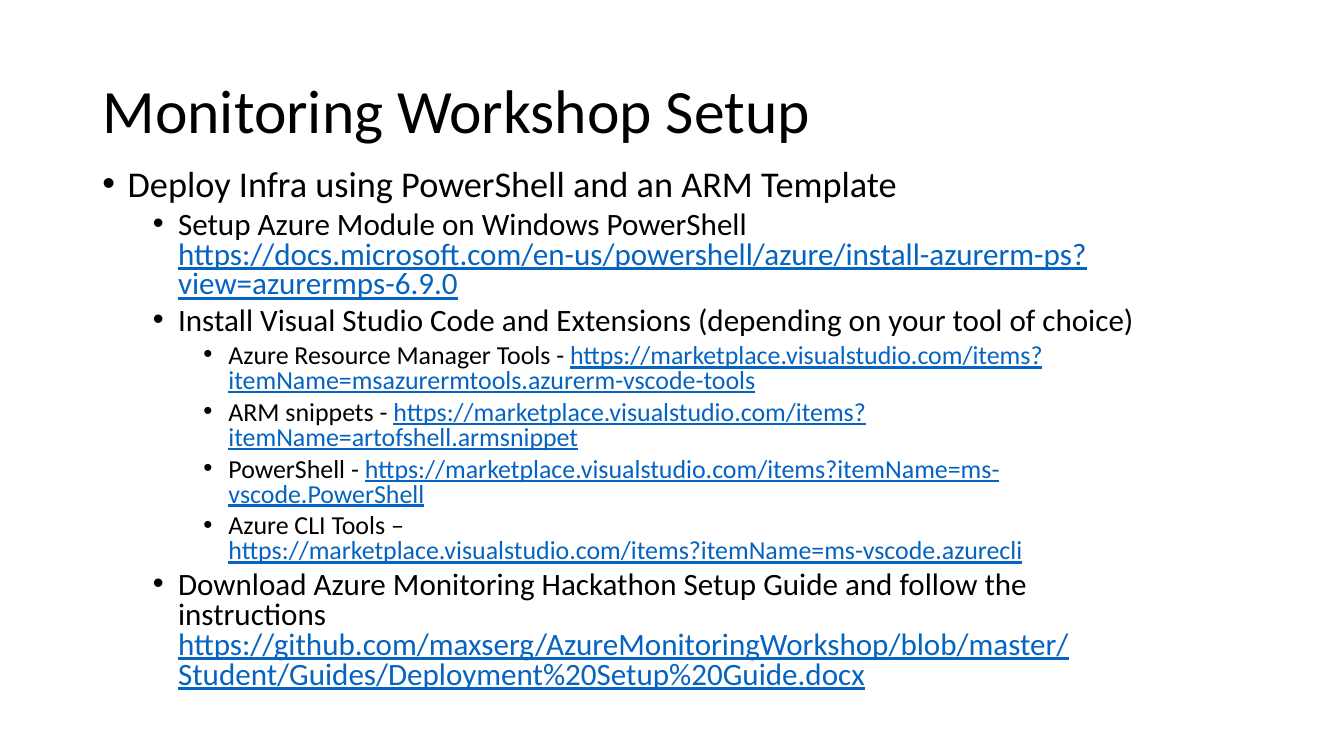
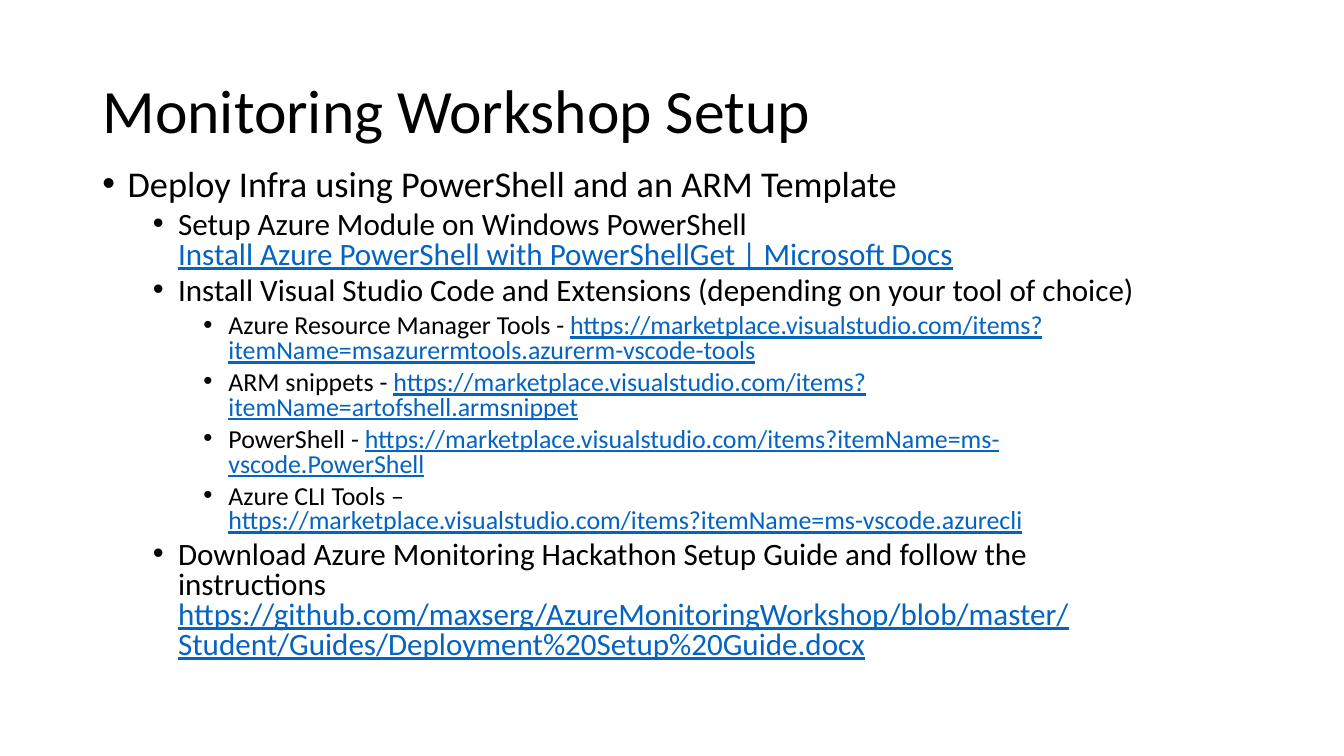
Before and after one commit to maxserg/AzureMonitoringWorkshop, a slide deck: slide 3 of Student/Guides/Challenges.pptx (slide 4 before the commit). Drawn at 1344x756 pixels with LibreOffice and Linux fonts; fonts in the diff are those of the drawing. Boxes give left, top, right and bottom in pixels: in the first picture for what was removed or moved away, otherwise in the second. Text is boxed around its words. In the diff, an @@ line names an element or a change of style, - is before the commit and + after.

Commit message:
updated to Azure WTHack session

```diff
--- a/Student/Guides/Challenges.pptx
+++ b/Student/Guides/Challenges.pptx
@@ text at [178,213,953,270]: text changed @@
-  • Setup Azure Module on Windows PowerShell
-    https://docs.microsoft.com/en-us/powershell/azure/install-azurerm-ps?view=azurermps-6.9.0
+  • Setup Azure Module on Windows PowerShell
+    Install Azure PowerShell with PowerShellGet | Microsoft Docs
```
Also in this commit, not shown: 4 other slides changed, 1 slide removed, 11 other files.
